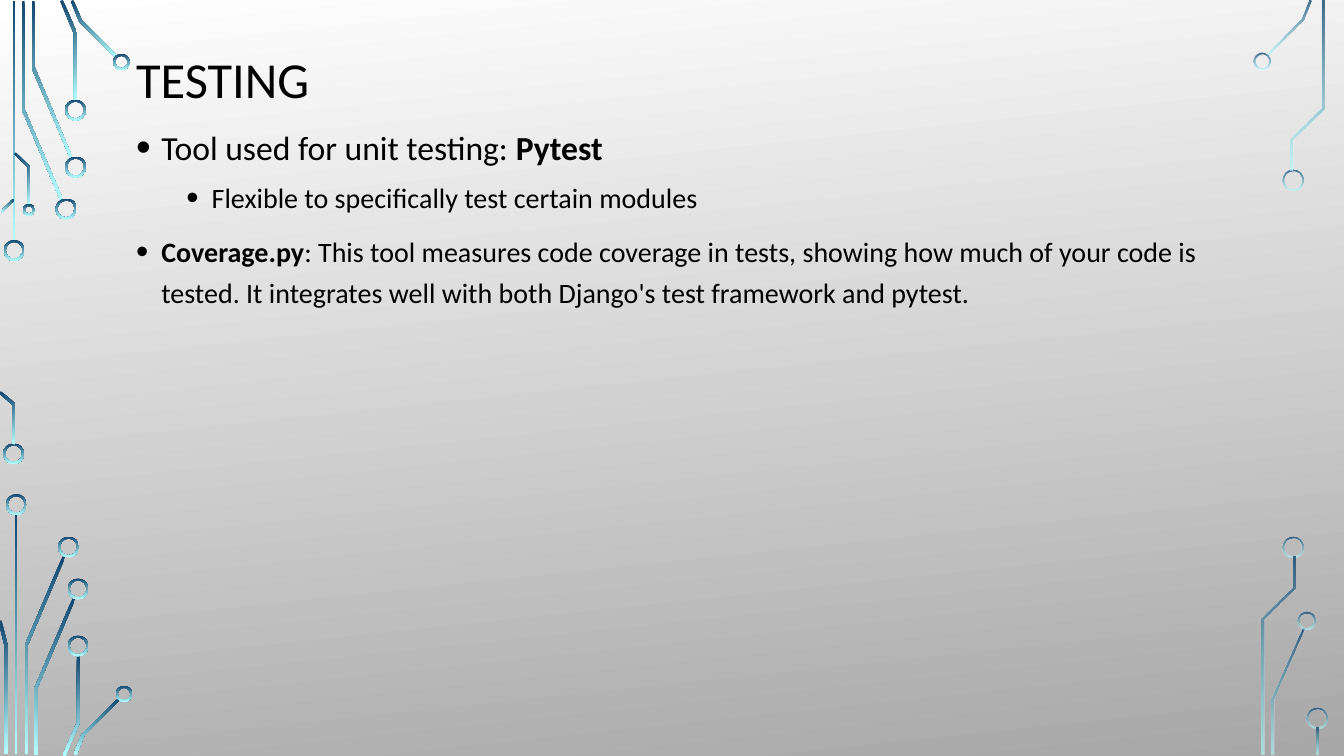
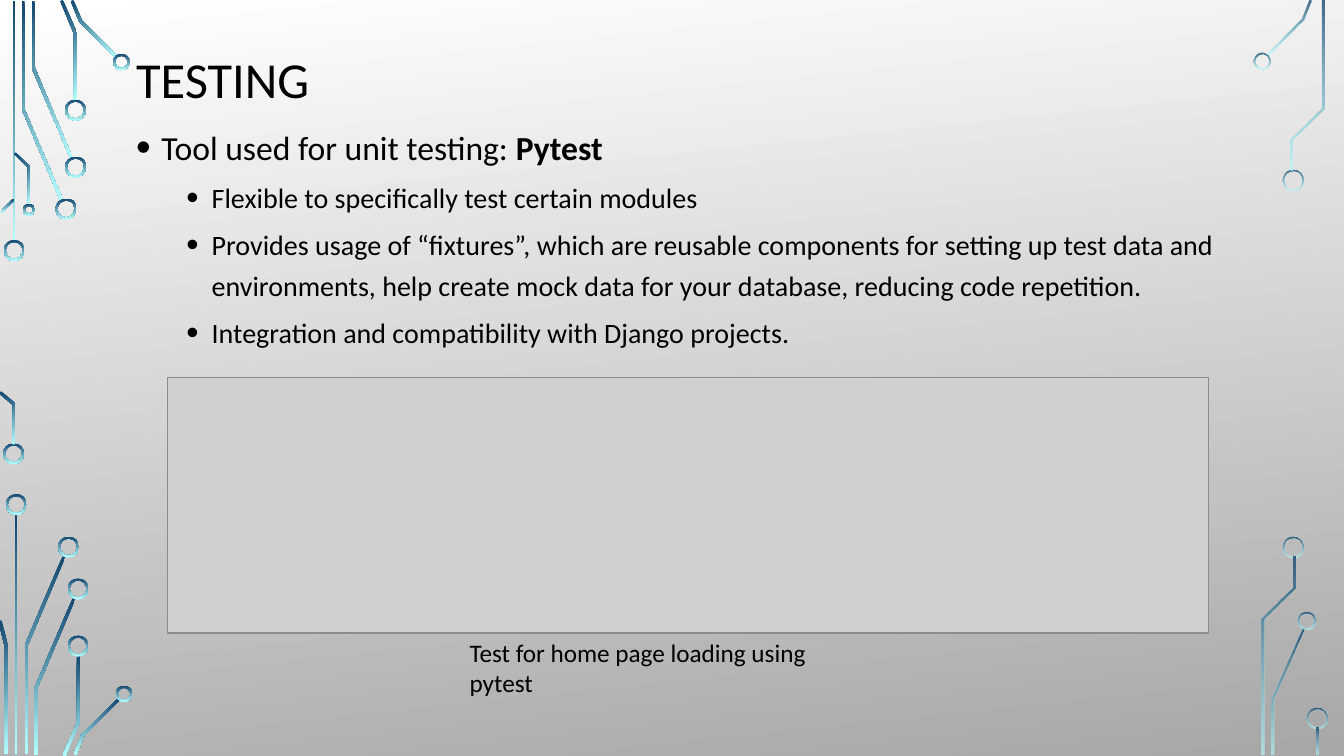
Before and after one commit to AadhyaJoshi/LearnScape, a slide deck: slide 18 of documentation/project_overview.pptx. Drawn at 1344x756 pixels with LibreOffice and Linux fonts; fonts in the diff are those of the drawing; grey boxes stand for pictures; background and template pictures are left out. Boxes give left, top, right and bottom in pixels: in the first picture for what was removed or moved away, otherwise in the second. Text is boxed around its words. In the diff, an @@ line names an element or a change of style, - is before the commit and + after.

Commit message:
added pytest configurations

```diff
--- a/documentation/project_overview.pptx
+++ b/documentation/project_overview.pptx
@@ text at bbox=[212, 235, 1213, 348]: text changed @@
-• Coverage.py: This tool measures code coverage in tests, showing how much of your code is tested. It integrates well with both Django's test framework and pytest.
+  • Provides usage of “fixtures”, which are reusable components for setting up test data and environments, help create mock data for your database, reducing code repetition.
+  • Integration and compatibility with Django projects.
@@ picture added at bbox=[167, 378, 1209, 633] @@
@@ text added at bbox=[470, 644, 805, 696], 18 pt, text #000000 @@
+Test for home page loading using pytest
```
Also in this commit, not shown: 1 other slide changed, 1 slide added, 4 other files.
